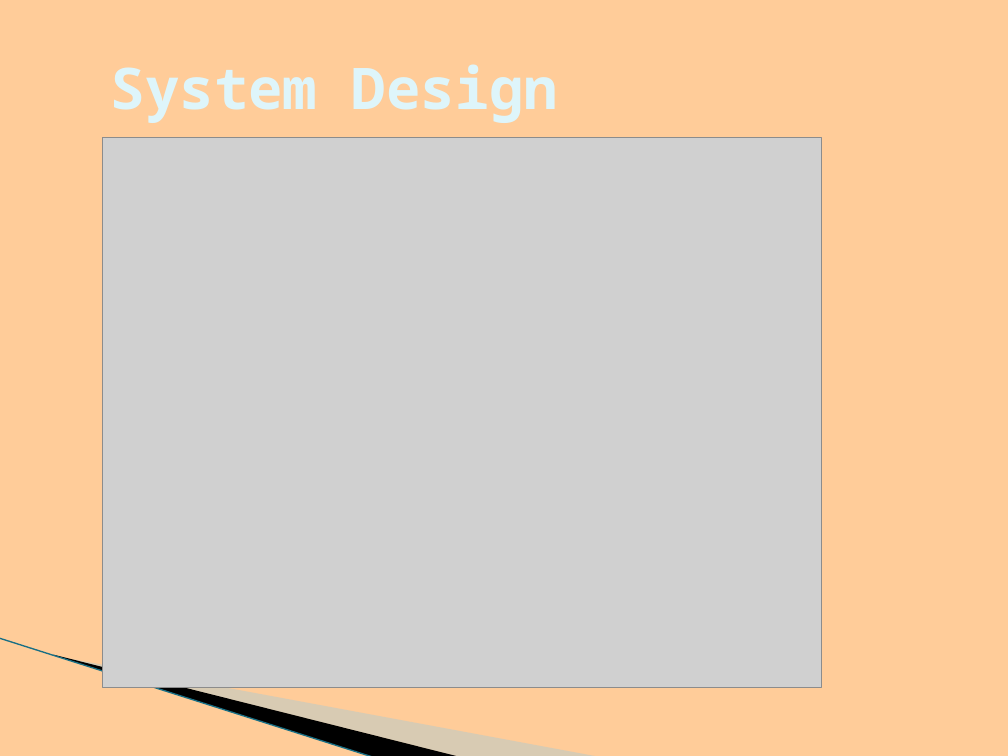
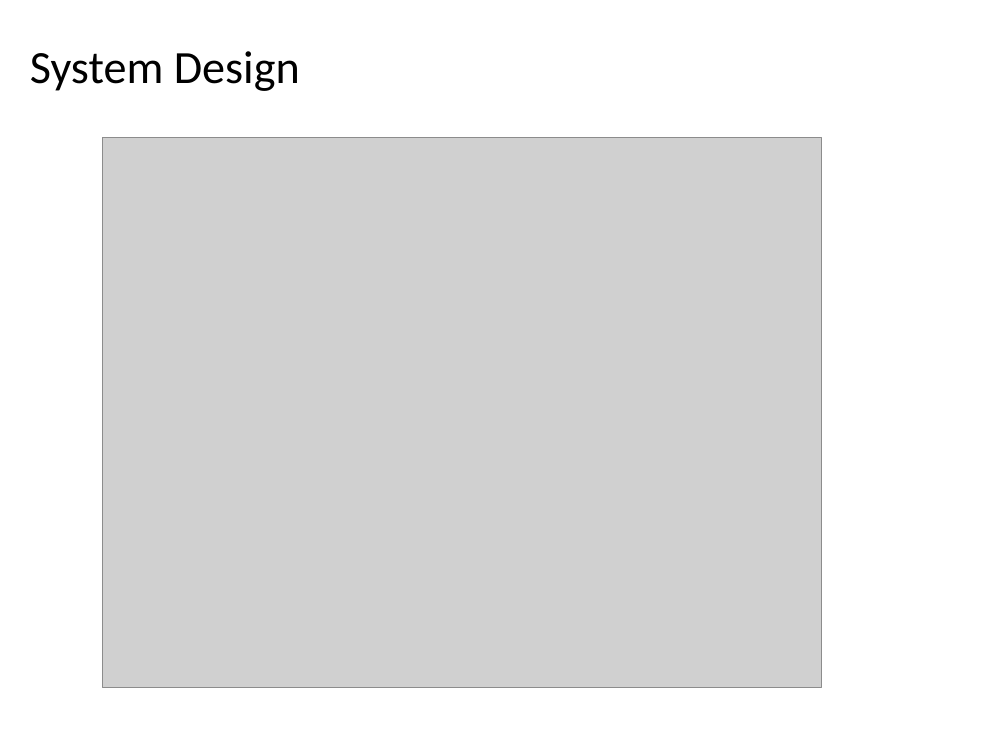
Before and after one commit to BHARGAVKR2000/Event-Detetion-System, a slide deck: slide 11 of project-E10.pptx (slide 12 before the commit). Drawn at 1008x756 pixels with LibreOffice and Linux fonts; fonts in the diff are those of the drawing; grey boxes stand for pictures; background and template pictures are left out. Boxes give left, top, right and bottom in pixels: in the first picture for what was removed or moved away, otherwise in the second. Text is boxed around its words. In the diff, an @@ line names an element or a change of style, - is before the commit and + after.

Commit message:
event detection system

```diff
--- a/project-E10.pptx
+++ b/project-E10.pptx
@@ background #FFCC99 to #FFFFFF @@
@@ title "System Design": place and size @@
-title "System Design" at <box>101,37,1008,137</box>
+title "System Design" at <box>30,51,300,91</box>
@@ title "System Design" at <box>30,51,300,91</box>: size 41 to 33 pt, font Noto Sans Mono to Calibri, text colour #DEF5FA to #000000, bold off; line spacing 1 to 0.9 @@
@@ freeform shape removed at <box>79,551,498,711</box> @@
@@ freeform shape removed at <box>0,638,413,731</box> @@
@@ line removed from (0, 638) to (374, 756) @@
```
Also in this commit, not shown: 20 other slides changed, 4 slides added, 6 slides removed, 1 other file.
